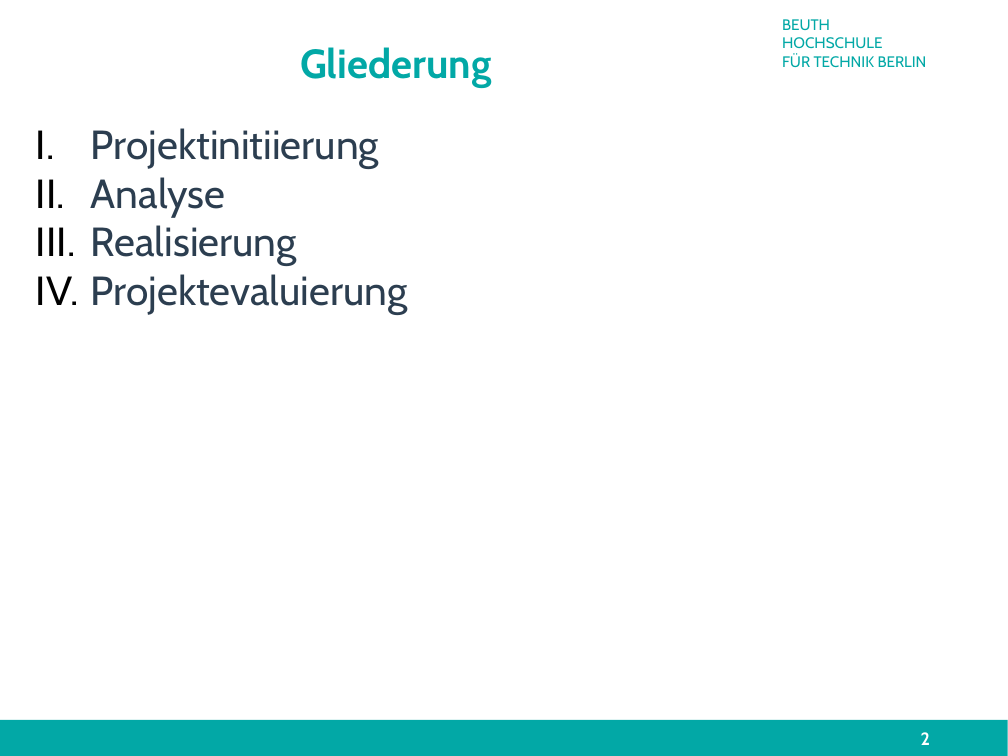
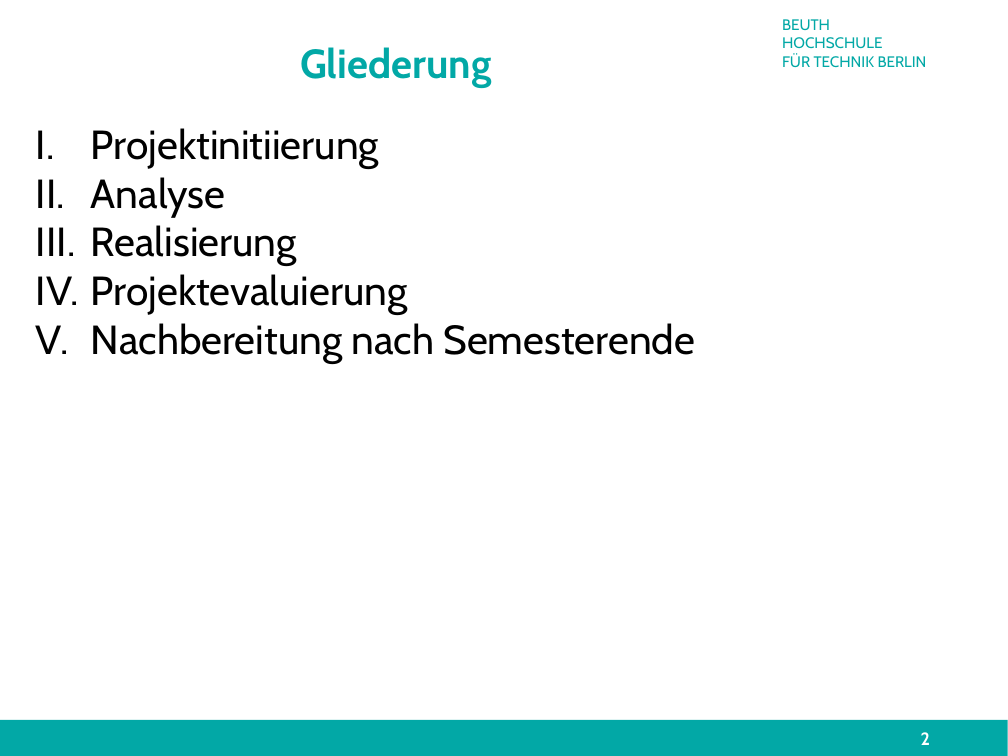
Before and after one commit to technologiestiftung/flussbad, a slide deck: slide 2 of doc/presentation/finalPresentation.odp. Drawn at 1008x756 pixels with LibreOffice and Linux fonts; fonts in the diff are those of the drawing; background and template pictures are left out. Boxes give left, top, right and bottom in pixels: in the first picture for what was removed or moved away, otherwise in the second. Text is boxed around its words. In the diff, an @@ line names an element or a change of style, - is before the commit and + after.

```diff
--- a/doc/presentation/finalPresentation.odp
+++ b/doc/presentation/finalPresentation.odp
@@ subtitle at (x1=91, y1=128, x2=408, y2=315): text colour #2C3E50 to #000000 in "Projektinitiierung", "Analyse", "Realisierung", "Projektevaluierung" @@
@@ subtitle at (x1=91, y1=323, x2=695, y2=363): paragraph added @@
+V. Nachbereitung nach Semesterende
```
Also in this commit, not shown: 3 other slides changed.
